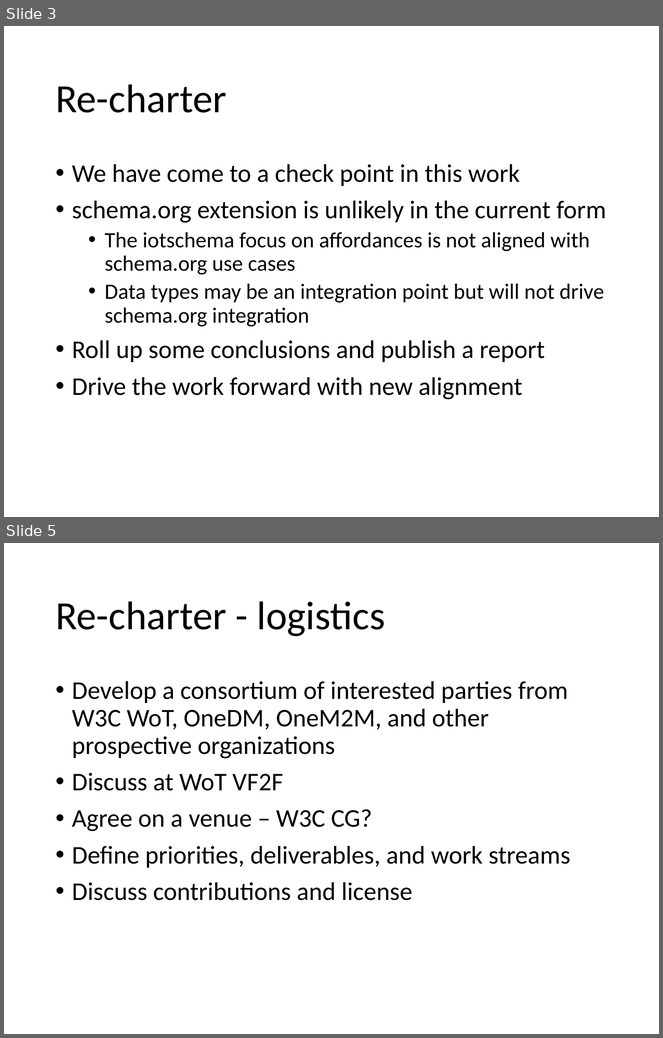
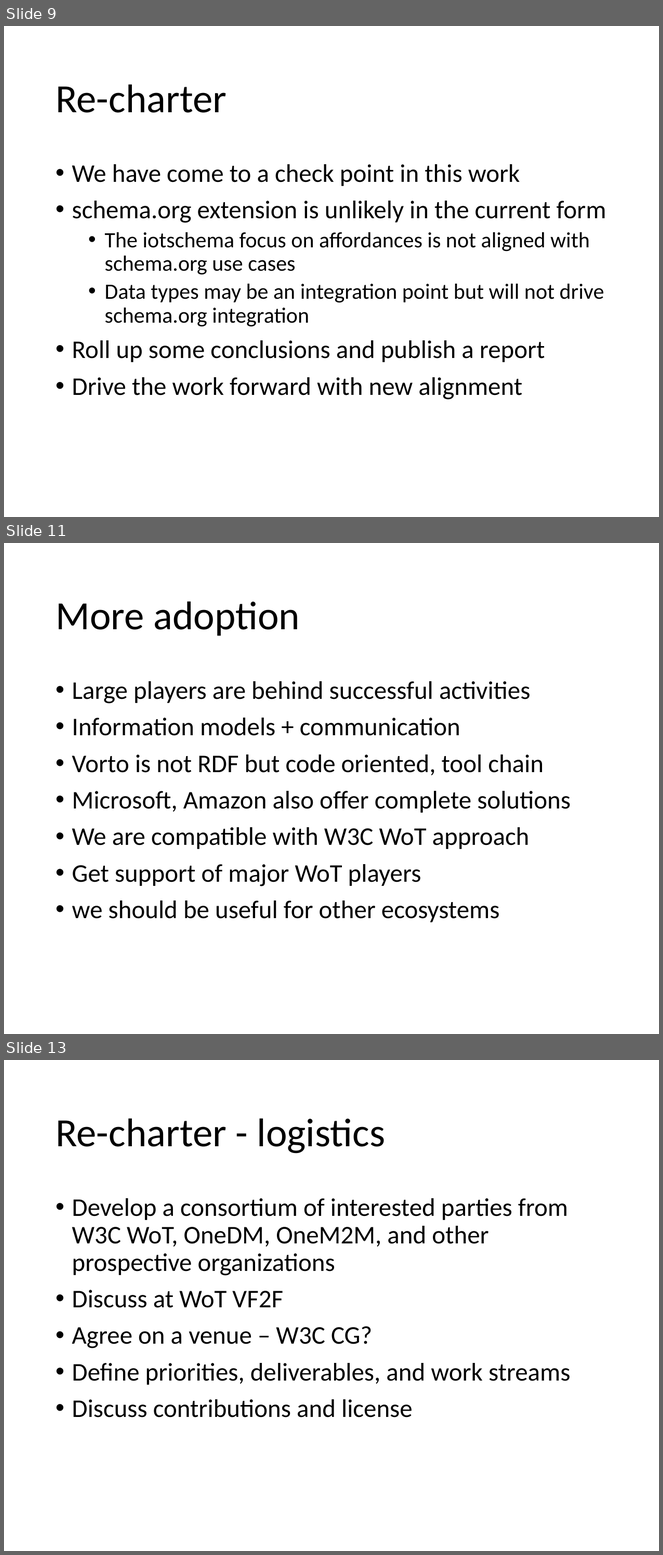
Before and after one commit to iot-schema-collab/teleconferences, a slide deck: iotschema-20210318.pptx. Shown one above the other, each under a label of ours: slides 3 and 5 before the commit, slides 9, 11 and 13 after it; the slides between them are not shown. The pictures are 663x1038 and 663x1555 pixels, drawn with LibreOffice and Linux fonts; fonts in the diff are those of the drawing. Boxes give left, top, right and bottom in pixels: in the first picture for what was removed or moved away, otherwise in the second. Text is boxed around its words. In the diff, an @@ line names an element or a change of style, - is before the commit and + after.

```diff
--- a/iotschema-20210318.pptx
+++ b/iotschema-20210318.pptx
@@ slide 11 added at bbox=[4, 543, 659, 1034], background #FFFFFF @@
@@ title added at bbox=[55, 601, 300, 636], 44 pt, text #000000 @@
+More adoption
@@ text added at bbox=[72, 681, 571, 923], 28 pt, text #000000 @@
+• Large players are behind successful activities
+• Information models + communication
+• Vorto is not RDF but code oriented, tool chain
+• Microsoft, Amazon also offer complete solutions
+• We are compatible with W3C WoT approach
+• Get support of major WoT players
+• we should be useful for other ecosystems
@@ what was slide 3 is now slide 9 @@
@@ what was slide 5 is now slide 13 @@
```
Also in this commit, not shown: 1 slide changed, 7 other slides added, 1 other file.
